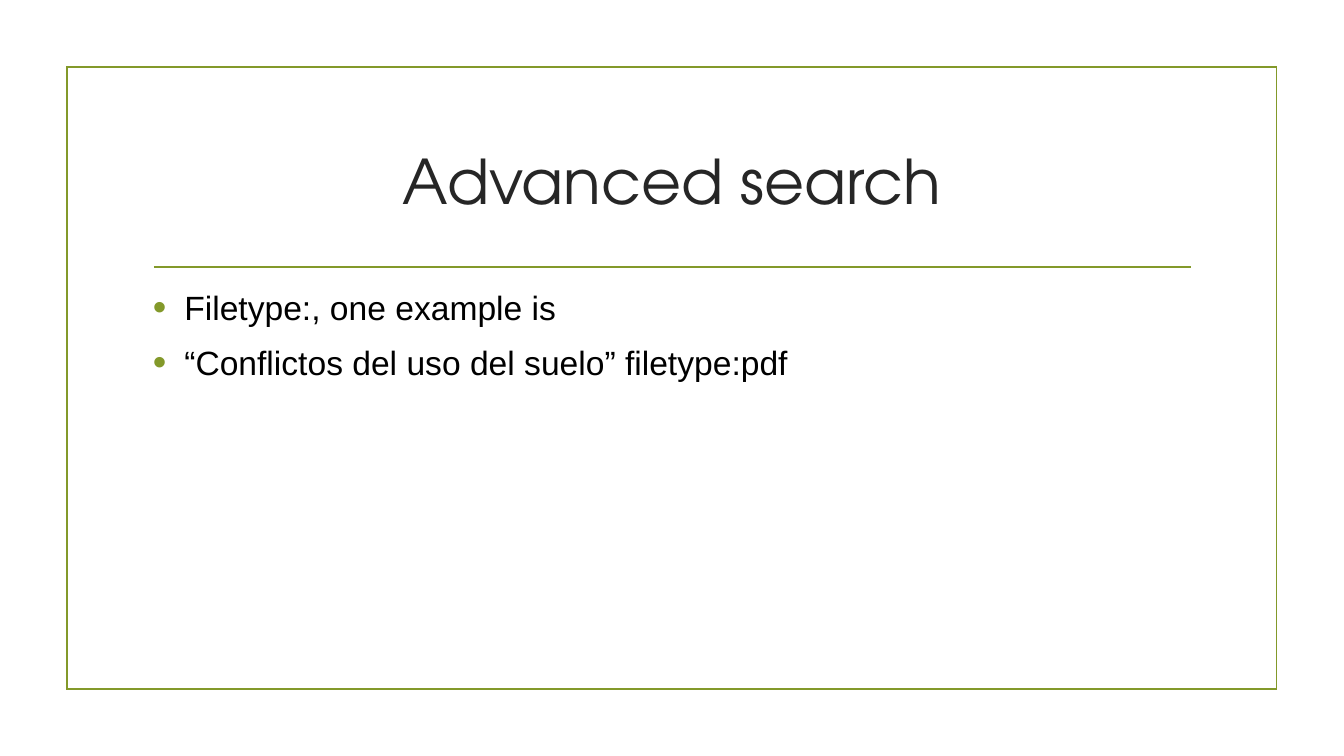
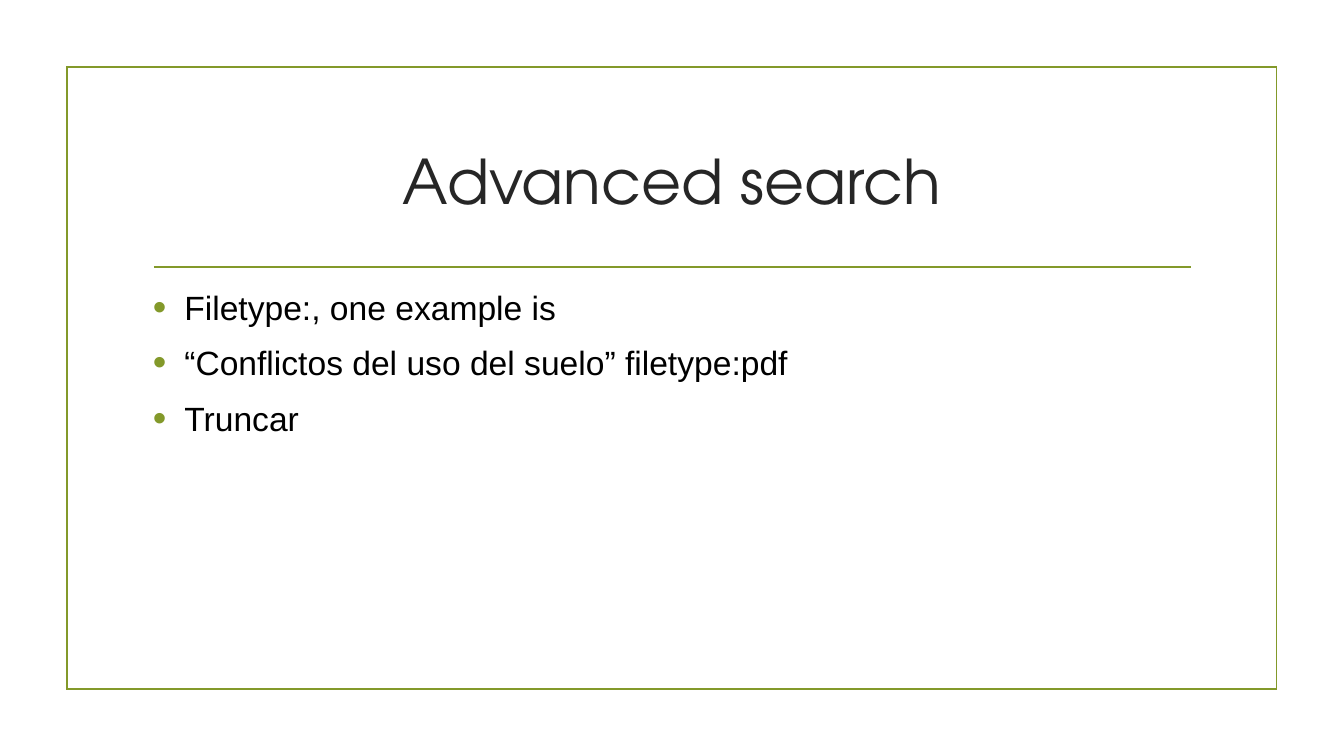
Before and after one commit to wamartinez/sacs, a slide deck: slide 12 of Modulo1/ClaseSem1_OperadoresBooleanos.pptx. Drawn at 1344x756 pixels with LibreOffice and Linux fonts; fonts in the diff are those of the drawing; background and template pictures are left out. Boxes give left, top, right and bottom in pixels: in the first picture for what was removed or moved away, otherwise in the second. Text is boxed around its words. In the diff, an @@ line names an element or a change of style, - is before the commit and + after.

```diff
--- a/Modulo1/ClaseSem1_OperadoresBooleanos.pptx
+++ b/Modulo1/ClaseSem1_OperadoresBooleanos.pptx
@@ text at box(184, 408, 299, 432): paragraph added @@
+• Truncar
```
Also in this commit, not shown: 4 other slides changed, 2 slides added.
